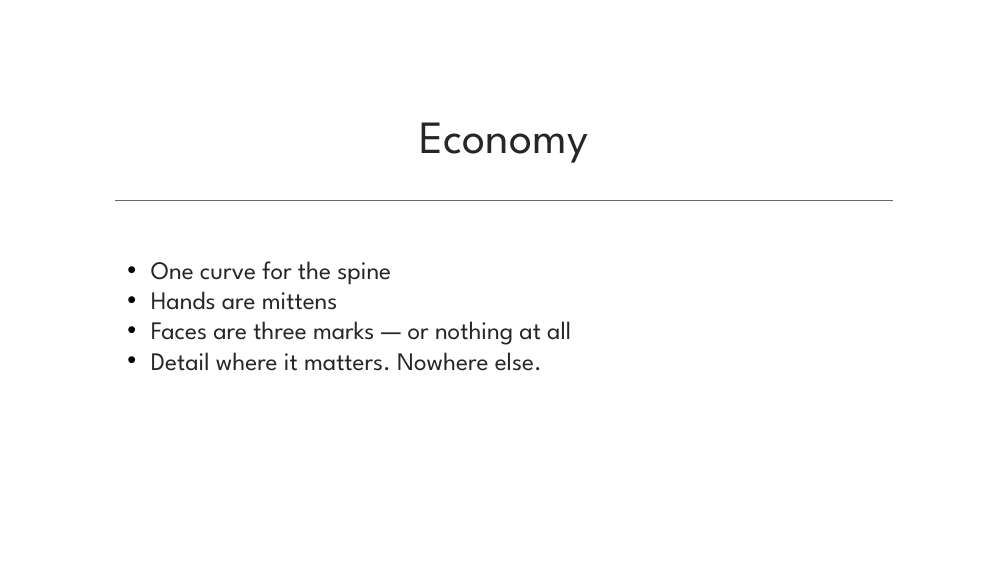
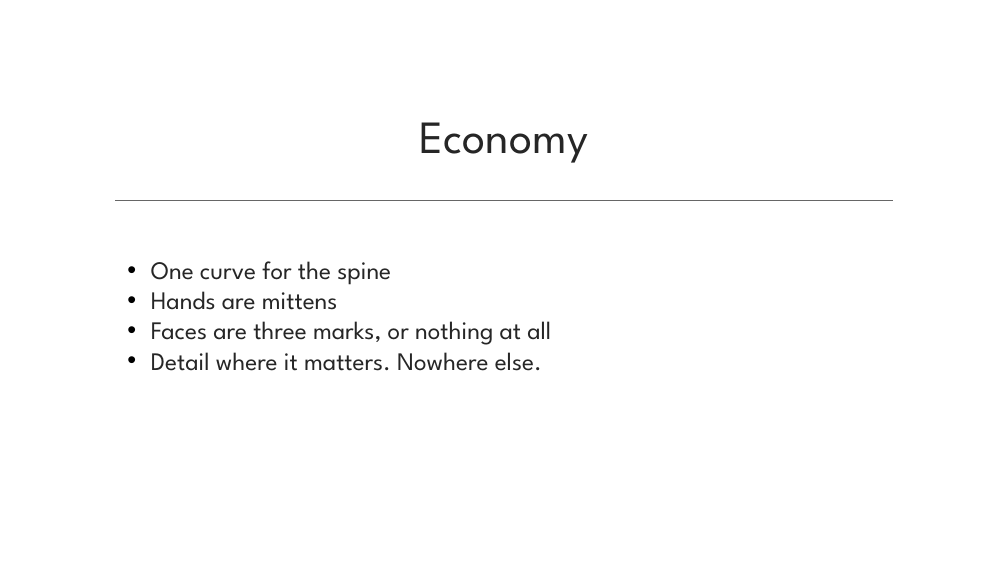
Before and after one commit to dcoes/Classes, a slide deck: slide 44 of Storyboarding/NewLectures/01_Intro_to_Storyboarding.pptx. Drawn at 1008x567 pixels with LibreOffice and Linux fonts; fonts in the diff are those of the drawing; background and template pictures are left out. Boxes give left, top, right and bottom in pixels: in the first picture for what was removed or moved away, otherwise in the second. Text is boxed around its words. In the diff, an @@ line names an element or a change of style, - is before the commit and + after.

```diff
--- a/Storyboarding/NewLectures/01_Intro_to_Storyboarding.pptx
+++ b/Storyboarding/NewLectures/01_Intro_to_Storyboarding.pptx
@@ text at box(151, 321, 551, 345): text changed @@
-• Faces are three marks — or nothing at all
+• Faces are three marks, or nothing at all
```
Also in this commit, not shown: 13 other slides changed, 53 other files.
